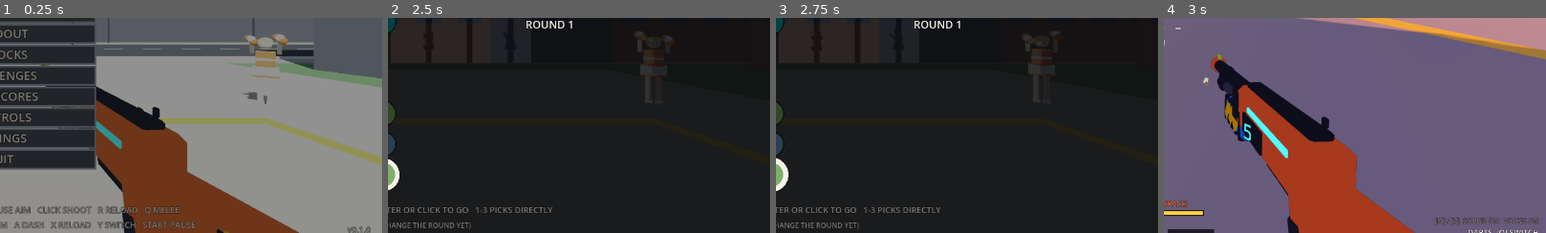
Above: before the commit, frames 1-4 (left to right).
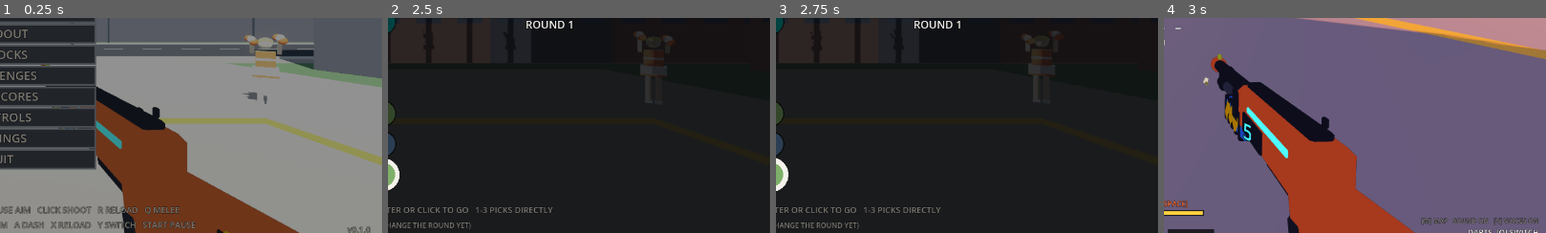
Above: after the commit, the same moments.

Repository: GVihi/FstreliBiciklina3D
Game: Godot game, scene res://main.tscn
Same seed, same stepped clock (60 frames per second), same inputs: the game is played once before the commit and once after it.
Inputs (mouse positions are % of the whole screen's width and height, from its top left):
- Up to frame 1 (0.25 s): no input
- Up to frame 2 (2.5 s): tap Enter at 0.5 s; move the mouse to (72, 45) at 0.52 s; hold Right 0.53-1.25 s; hold M 0.53-1.25 s; click (72, 45) at 0.67 s; tap Space at 0.77, 1.25 s; tap Tab at 0.8 s; drag from (30, 55) to (45, 70) at 1.27 s; move the mouse to (60, 28) at 2.02 s; hold Right from 2.03 s (still down); hold M from 2.03 s (still down); tap T at 2.1 s; click (60, 28) at 2.17 s
- Up to frame 3 (2.75 s): keep holding Right; keep holding M
- Up to frame 4 (3 s): release Right at 2.75 s; release M at 2.75 s; tap Enter at 2.75 s; drag from (45, 70) to (20, 35) at 2.77 s
The pictures show only the part of the screen within x 50-100%, y 48-98%; the shares and areas given below are measured in that part.

Frames 1-3 are identical in both runs. In frame 4, 0.3% of the frame differs, in the area x 67-97%, y 92-97%.

Commit message:
Hold M to show the arena map, remove MAP from the pause menu
The map is now shown while M is held during a round and hides when the
key is released. The round is not paused and keeps running behind the
dimmed map. The MAP entry and its page are gone from the pause menu.

- main.gd: map_held() polls M (false when paused or outside a round)
- hud.gd: _draw_pause_map is now _draw_map_overlay, drawn from _draw
  when map_held(); PAUSE_ITEMS loses "map"; the CONTROLS page lists
  M as HOLD TO SHOW THE MAP and V as VOICES ON OFF; the bottom right
  HUD line shows [M] MAP
- input.gd: M no longer toggles the sound (SOUND in the settings still
  does); the pause menu no longer opens a "map" page
- tools/pause_map_check.gd: tests the held key instead of the page
- README.md and docs/PROCEDURAL_ARENAS.md follow the change

Not done: no gamepad button for the map yet (the pause menu was the
only way to open it from a gamepad). Written without running Godot,
only gdformat and gdlint were run.

Diff:
--- a/scripts/hud.gd
+++ b/scripts/hud.gd
@@ -794,7 +794,8 @@
 	["Q / WHEEL / 1 / 2", "SWITCH DART GUN AND MELEE (1 GUN, 2 MELEE)"],
 	["ESC", "PAUSE"],
 	["TAB", "SETTINGS"],
-	["M / V", "SOUND / VOICES ON OFF"],
+	["M", "HOLD TO SHOW THE MAP"],
+	["V", "VOICES ON OFF"],
 	["F9", "GRAPHICS QUALITY"],
 	["F11", "FULLSCREEN"]
 ]
@@ -1206,7 +1207,6 @@
 # ---------------------------------------------------------------- pause menu
 const PAUSE_ITEMS = [
 	{"id": "resume", "label": "RESUME"},
-	{"id": "map", "label": "MAP"},
 	{"id": "settings", "label": "SETTINGS"},
 	{"id": "controls", "label": "CONTROLS"},
 	{"id": "restart", "label": "RESTART RUN"},
@@ -1248,8 +1248,9 @@
 	_txt("ESC TO RESUME", cx, size.y * 0.80, int(16 * k), GRAY, 1)
 
 
-# ---------------------------------------------------------------- pause-screen map (explore_map.gd)
-# A top-down view of the part of the arena the player has explored: north (-z) is up, east (+x) is right. Ground the
+# ---------------------------------------------------------------- arena map, shown while M is held (explore_map.gd)
+# Drawn while `main.map_held()` is true (M held in a round); the round keeps running behind it. A top-down view of the
+# part of the arena the player has explored: north (-z) is up, east (+x) is right. Ground the
 # player has not been near is not drawn, and a supply cache or the extraction point only appears once the player has
 # come within sense range of it. Shapes carry the meaning as well as colours: a circle is the start, a bar a gate, a
 # diamond a cache (hollow once taken), a square the way out, a triangle you.
@@ -1321,12 +1322,12 @@
 		draw_polyline(PackedVector2Array([pts[0], pts[1], pts[2], pts[0]]), edge, 1.5 * k)
 
 
-func _draw_pause_map(k: float, cx: float) -> void:
+func _draw_map_overlay(k: float, cx: float) -> void:
 	_txt("MAP", cx, size.y * 0.1, int(56 * k), GOLD, 1)
 	var ex = g.explore_sys
 	if not ex.enabled() or ex.n <= 0:
 		_txt("THIS ARENA HAS NO MAP", cx, size.y * 0.5, int(24 * k), GRAY, 1)
-		_txt("CLICK OR PRESS ESC TO GO BACK", cx, size.y * 0.94, int(18 * k), GRAY, 1)
+		_txt("RELEASE M TO CLOSE", cx, size.y * 0.94, int(18 * k), GRAY, 1)
 		return
 	var o = g.objective_sys
 	var r = map_rect()
@@ -1420,7 +1421,7 @@
 		var lx = cx - lw * 0.5 + step * float(i) + 14.0 * k
 		_map_symbol(MAP_LEGEND[i][0], Vector2(lx, ly - 5.0 * k), k, colors[MAP_LEGEND[i][0]])
 		_txt(MAP_LEGEND[i][1], lx + 18.0 * k, ly, int(15 * k), TEXT)
-	_txt("CLICK OR PRESS ESC TO GO BACK", cx, size.y * 0.94, int(18 * k), GRAY, 1)
+	_txt("RELEASE M TO CLOSE", cx, size.y * 0.94, int(18 * k), GRAY, 1)
 
 
 # Restart Run and Quit to Title lose the run, so they ask first. NO is the first button and the default.
@@ -1750,12 +1751,12 @@
 		elif g.pause_page == "controls":
 			_dim(0.86)
 			_draw_controls(k, cx)
-		elif g.pause_page == "map":
-			_dim(0.9)
-			_draw_pause_map(k, cx)
 		else:
 			_dim(0.6)
 			_draw_pause_menu(k, cx)
+	elif g.map_held():
+		_dim(0.78)
+		_draw_map_overlay(k, cx)
 	elif state == "title" and g.title_page == "settings":
 		_draw_settings(k)
 		_txt("ESC OR CLICK OUTSIDE TO GO BACK", cx, size.y * 0.92, int(14 * k), GRAY, 1)
@@ -1870,10 +1871,10 @@
 		2
 	)
 	var snd = (
-		"SOUND %s   VOICES %s"
+		"[M] MAP   SOUND %s   [V] VOICES %s"
 		% ["OFF" if g.sfx.muted else "ON", "OFF" if not g.sfx.voices_on else "ON"]
 	)
-	_txt("[M] / [V]  " + snd, size.x - 12.0 * k, size.y - 34.0 * k, int(11 * k), GRAY, 2)
+	_txt(snd, size.x - 12.0 * k, size.y - 34.0 * k, int(11 * k), GRAY, 2)
 
 	# dash cooldown + style rank, bottom centre
 	var mx = size.x * 0.5
--- a/scripts/input.gd
+++ b/scripts/input.gd
@@ -50,7 +50,7 @@
 			name_key(event)  # typing a leaderboard name: no hotkeys
 			return
 		if g.state == "title" and g.title_page == "seed":
-			seed_key(event)  # typing a seed: letters like R, M, V and S must not trigger their hotkeys
+			seed_key(event)  # typing a seed: letters like R, V and S must not trigger their hotkeys
 			return
 		var kc = event.keycode
 		if kc == KEY_R:
@@ -121,9 +121,6 @@
 		elif kc == KEY_4 or kc == KEY_KP_4:
 			if g.state == "shop":
 				g.shop_sys.buy(3)
-		elif kc == KEY_M:
-			g.sfx.toggle_mute()
-			g.settings.save_settings()
 		elif kc == KEY_V:
 			g.sfx.toggle_voices()
 			g.settings.save_settings()
@@ -480,7 +477,7 @@
 	var id = g.hud.PAUSE_ITEMS[i]["id"]
 	if id == "resume":
 		Input.mouse_mode = Input.MOUSE_MODE_CAPTURED
-	elif id == "settings" or id == "controls" or id == "map":
+	elif id == "settings" or id == "controls":
 		g.pause_page = id
 		g.sfx.play("click")
 	elif id == "restart" or id == "title":  # both lose the run, so ask first (NO is the default)
@@ -593,8 +590,8 @@
 				var ci = g.hud.confirm_at(pmp)
 				if ci >= 0:
 					confirm_activate(ci)
-			elif g.pause_page == "controls" or g.pause_page == "map":
-				pause_back()  # a click anywhere closes the controls page and the map
+			elif g.pause_page == "controls":
+				pause_back()  # a click anywhere closes the controls page
 			else:
 				var pi = g.hud.pause_at(pmp)
 				if pi >= 0:
--- a/scripts/main.gd
+++ b/scripts/main.gd
@@ -110,6 +110,7 @@
 var state = "title"  # title / play / clear / upgrade / over
 var paused = false
 var force_captured = false  # test hook: headless Godot cannot capture the mouse, so a check sets this to play a round
+var map_key_forced = false  # test hook: a check sets this to act as if M is held down (see `map_held`)
 var round_n = 1
 var score = 0
 var hi = 0  # the HI score: the best leaderboard entry at start-up, raised during a ranked run (`hi_check`)
@@ -267,7 +268,7 @@
 # the game version, written in one place: `config/version` in project.godot (shown on the title screen)
 var game_version = str(ProjectSettings.get_setting("application/config/version", ""))
 var title_page = ""  # "" = main menu, otherwise settings / loadout / unlocks / scores
-var pause_page = ""  # "" = pause menu, "settings" = settings panel, "controls", "map" = the arena map, "confirm" = restart / quit confirmation
+var pause_page = ""  # "" = pause menu, "settings" = settings panel, "controls", "confirm" = restart / quit confirmation
 var pause_sel = 0  # highlighted pause-menu entry (keyboard / gamepad)
 var confirm_id = ""  # what the confirmation asks about: "restart" or "title"
 var confirm_sel = 0  # highlighted confirmation button: 0 = NO (the safe default), 1 = YES
@@ -537,7 +538,7 @@
 var phone_sys = PhonesScript.new(self)  # phones.gd: Phones: riders throwing phones at the player and the phones in flight.
 var objective_sys = ObjectiveScript.new(self)  # objective.gd: Objectives: supply caches and the extraction point on generated arenas.
 var ambush_sys = AmbushScript.new(self)  # ambush.gd: the last wave of riders when the extraction point opens on a generated arena.
-var explore_sys = ExploreScript.new(self)  # explore_map.gd: what the player has found of the arena, for the pause-screen map.
+var explore_sys = ExploreScript.new(self)  # explore_map.gd: what the player has found of the arena, for the map shown while M is held.
 var pickup_sys = PickupsScript.new(self)  # pickups.gd: Pickups: drops from kills, floating collectibles, magnet and collection.
 var civ_sys = PedestriansScript.new(self)  # pedestrians.gd: Pedestrians (civilians): spawning, walking, getting hit.
 var boss_sys = BossesScript.new(self)  # bosses.gd: Bosses: spawning, telegraphed attacks, weak points, phases and defeat.
@@ -1357,6 +1358,12 @@
 	return Input.get_connected_joypads().size() > 0
 
 
+# True while the arena map is up: M is held down during a round that is not paused. The map is drawn by the HUD
+# (`_draw_map_overlay`) and goes away the moment the key is released; the round keeps running behind it.
+func map_held() -> bool:
+	return state == "play" and not paused and (map_key_forced or Input.is_key_pressed(KEY_M))
+
+
 func stick(ax_x: int, ax_y: int) -> Vector2:
 	var v = Vector2(Input.get_joy_axis(0, ax_x), Input.get_joy_axis(0, ax_y))
 	if v.length() < 0.2:
--- a/tools/pause_map_check.gd
+++ b/tools/pause_map_check.gd
@@ -1,5 +1,5 @@
 extends SceneTree
-# Checks the pause-screen map (README Milestone K, "Exploration and extraction"). Run from the project folder:
+# Checks the arena map (README Milestone K, "Exploration and extraction"), shown while M is held. Run from the project folder:
 #   godot --headless --path . --script res://tools/pause_map_check.gd
 # or with tools\run_pause_map_check.bat on Windows.
 #
@@ -7,9 +7,10 @@
 # somewhere sees the ground there and never un-sees anything, a cache or the extraction point is found only inside
 # the objectives' sense range (a taken cache always), and the roundabout has nothing to map. Clearing the round
 # forgets it all.
-# Page (scripts/hud.gd, scripts/input.gd): the pause menu has a MAP entry that opens the page, the page draws at two
-# window sizes (a script error in the drawing code shows up here), Escape and a click go back to the pause menu, and
-# Tab does not leave the page.
+# Map key (scripts/main.gd `map_held`, scripts/hud.gd, scripts/input.gd): the map is up while M is held in a round and
+# gone when M is let go, the round is not paused by it, it draws at two window sizes (a script error in the drawing
+# code shows up here), M does not toggle the sound any more, the map stays down on the pause menu, and the pause
+# menu has no MAP entry (the other entries still work and the buttons still fit).
 # Exits with status 1 and prints the problems.
 
 const SEED = 0x2468ACE0
@@ -21,7 +22,7 @@
 	await _roundabout()
 	await _generated()
 	if problems.is_empty():
-		print("pause_map_check: the exploration state and the MAP page of the pause menu hold")
+		print("pause_map_check: the exploration state and the map held with M hold")
 		quit(0)
 	else:
 		print("pause_map_check: %d problem(s)" % problems.size())
@@ -49,10 +50,10 @@
 	m.free()
 
 
-func _press(key: int) -> void:
+func _key(key: int, pressed: bool) -> void:
 	var ev = InputEventKey.new()
 	ev.keycode = key
-	ev.pressed = true
+	ev.pressed = pressed
 	Input.parse_input_event(ev)
 
 
@@ -126,7 +127,7 @@
 	for i in range(o.caches.size()):
 		if not ex.cache_found[i]:
 			_fail("a taken cache (%d) is not found any more after walking away" % i)
-	# the pause menu and the page
+	# the map key and the pause menu
 	await _page(m)
 	# the round's end forgets it all
 	m.clear_pickups()
@@ -153,33 +154,34 @@
 
 
 func _page(m) -> void:
-	m.force_captured = true  # headless Godot cannot capture the mouse, so the test hook plays the round
-	await process_frame
-	await process_frame
-	m.pause_on_focus_loss()
-	await process_frame
-	await process_frame
-	if not m.paused:
-		_fail("could not pause the round")
-		return
 	var hud = m.hud
 	hud.size = Vector2(1280.0, 720.0)
-	var item = -1
-	for i in range(hud.PAUSE_ITEMS.size()):
-		if hud.PAUSE_ITEMS[i]["id"] == "map":
-			item = i
-	if item < 0:
-		_fail("the pause menu has no MAP entry")
-		return
-	for i in range(hud.PAUSE_ITEMS.size() - 1):
-		if hud.pause_rect(i).end.y > hud.pause_rect(i + 1).position.y:
-			_fail("pause buttons %d and %d overlap" % [i, i + 1])
-	var last = hud.pause_rect(hud.PAUSE_ITEMS.size() - 1)
-	if last.end.y > hud.size.y * 0.80 - 10.0:
-		_fail("the last pause button ends at %.0f, on the ESC TO RESUME text" % last.end.y)
-	m.input_sys.pause_activate(item)
-	if m.pause_page != "map":
-		_fail("choosing MAP in the pause menu opened '%s'" % m.pause_page)
+	m.force_captured = true  # headless Godot cannot capture the mouse, so the test hook plays the round
+	await process_frame
+	await process_frame
+	if m.state != "play" or m.paused:
+		_fail("could not play the round (state %s, paused %s)" % [m.state, str(m.paused)])
+		return
+	if m.map_held():
+		_fail("the map is up before M is pressed")
+	# M held: the map is up and the round is not paused; M let go: the map is gone
+	var muted_before = m.sfx.muted
+	_key(KEY_M, true)
+	await process_frame
+	await process_frame
+	if not m.map_held():
+		_fail("holding M did not bring the map up")
+	if m.paused:
+		_fail("holding M paused the round")
+	if m.sfx.muted != muted_before:
+		_fail("M still toggles the sound")
+	_key(KEY_M, false)
+	await process_frame
+	await process_frame
+	if m.map_held():
+		_fail("letting go of M did not take the map down")
+	# draw the map at two window sizes (the test hook stands in for the key, so the drawing runs headless)
+	m.map_key_forced = true
 	for s in [Vector2(1280.0, 720.0), Vector2(1920.0, 1080.0)]:
 		hud.size = s
 		var r = hud.map_rect()
@@ -188,24 +190,36 @@
 		for f in range(2):
 			hud.queue_redraw()
 			await process_frame
+	m.map_key_forced = false
 	hud.size = Vector2(1280.0, 720.0)
+	# the pause menu has no MAP entry, and the map stays down while the game is paused
+	for i in range(hud.PAUSE_ITEMS.size()):
+		if hud.PAUSE_ITEMS[i]["id"] == "map":
+			_fail("the pause menu still has a MAP entry")
+	m.pause_on_focus_loss()
+	await process_frame
+	await process_frame
 	if not m.paused:
-		_fail("opening the MAP page resumed the game")
-	_press(KEY_TAB)
-	if m.pause_page != "map":
-		_fail("Tab on the MAP page changed the page to '%s'" % m.pause_page)
-	m.input_sys.pause_back()
-	if m.pause_page != "" or not m.paused:
-		_fail("Escape on the MAP page did not go back to the pause menu")
-	m.input_sys.pause_activate(item)
-	m.input_sys.on_click()
-	if m.pause_page != "" or not m.paused:
-		_fail("a click did not close the MAP page (page '%s')" % m.pause_page)
+		_fail("could not pause the round")
+		return
+	m.map_key_forced = true
+	if m.map_held():
+		_fail("the map is up on the pause menu")
+	m.map_key_forced = false
+	for i in range(hud.PAUSE_ITEMS.size() - 1):
+		if hud.pause_rect(i).end.y > hud.pause_rect(i + 1).position.y:
+			_fail("pause buttons %d and %d overlap" % [i, i + 1])
+	var last = hud.pause_rect(hud.PAUSE_ITEMS.size() - 1)
+	if last.end.y > hud.size.y * 0.80 - 10.0:
+		_fail("the last pause button ends at %.0f, on the ESC TO RESUME text" % last.end.y)
 	# the other entries still do what they did
 	var settings_item = -1
 	for i in range(hud.PAUSE_ITEMS.size()):
 		if hud.PAUSE_ITEMS[i]["id"] == "settings":
 			settings_item = i
+	if settings_item < 0:
+		_fail("the pause menu has no SETTINGS entry")
+		return
 	m.input_sys.pause_activate(settings_item)
 	if m.pause_page != "settings":
 		_fail("the SETTINGS entry opened '%s'" % m.pause_page)
Not shown, changed: README.md
Not shown, changed: docs/PROCEDURAL_ARENAS.md
